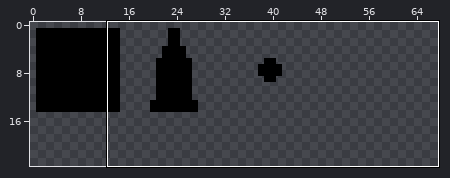
One commit to this pixel-art file: res_dev/sprites.ase. Above, an overview of the earlier version with the close-up marked.
Close-up. Before:
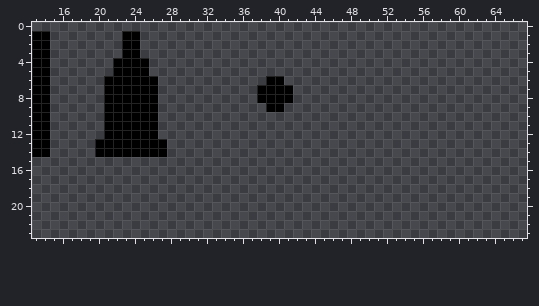
128x128 pixels, 1 frame. Shown: x 13..67, y 0..23. The wide view leaves out empty margins.
New version:
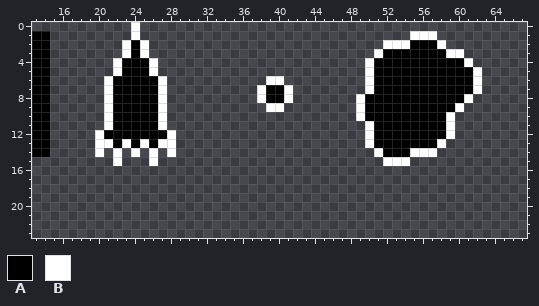
Palette (. is transparent): A #000000  B #ffffff
Change:
@@ x 13..67 @@
- 0 .......................................................
- 1 AA........AA...........................................
- 2 AA........AA...........................................
- 3 AA........AA...........................................
- 4 AA.......AAAA..........................................
- 5 AA.......AAAA..........................................
- 6 AA......AAAAAA............AA...........................
- 7 AA......AAAAAA...........AAAA..........................
- 8 AA......AAAAAA...........AAAA..........................
- 9 AA......AAAAAA............AA...........................
-10 AA......AAAAAA.........................................
-11 AA......AAAAAA.........................................
-12 AA......AAAAAA.........................................
-13 AA.....AAAAAAAA........................................
-14 AA.....AAAAAAAA........................................
-15 .......................................................
+ 0 ...........B...........................................
+ 1 AA.........B..............................BBB..........
+ 2 AA........BAB..........................BBBAAAB.........
+ 3 AA........BAB.........................BAAAAAAABB.......
+ 4 AA.......BAAAB.......................BAAAAAAAAAAB......
+ 5 AA.......BAAAB.......................BAAAAAAAAAAAB.....
+ 6 AA......BAAAAAB...........BB.........BAAAAAAAAAAAB.....
+ 7 AA......BAAAAAB..........BAAB........BAAAAAAAAAAAB.....
+ 8 AA......BAAAAAB..........BAAB.......BAAAAAAAAAAAB......
+ 9 AA......BAAAAAB...........BB........BAAAAAAAAAAB.......
+10 AA......BAAAAAB.....................BAAAAAAAAAB........
+11 AA......BAAAAAB......................BAAAAAAAAB........
+12 AA.....BAAAAAAAB.....................BAAAAAAAAB........
+13 AA.....BBABABABB.....................BAAAAAAAB.........
+14 AA.....B.B.B.B.B......................BAAABBB..........
+15 .........B...B.........................BBB.............
 16 .......................................................
